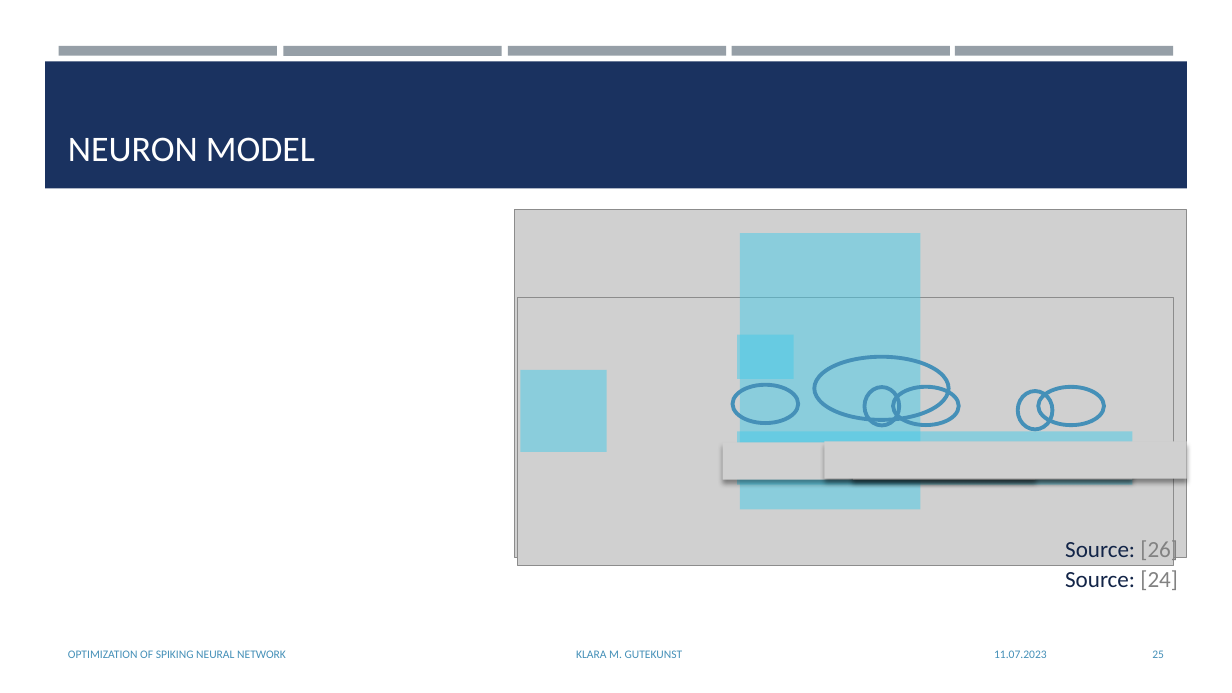
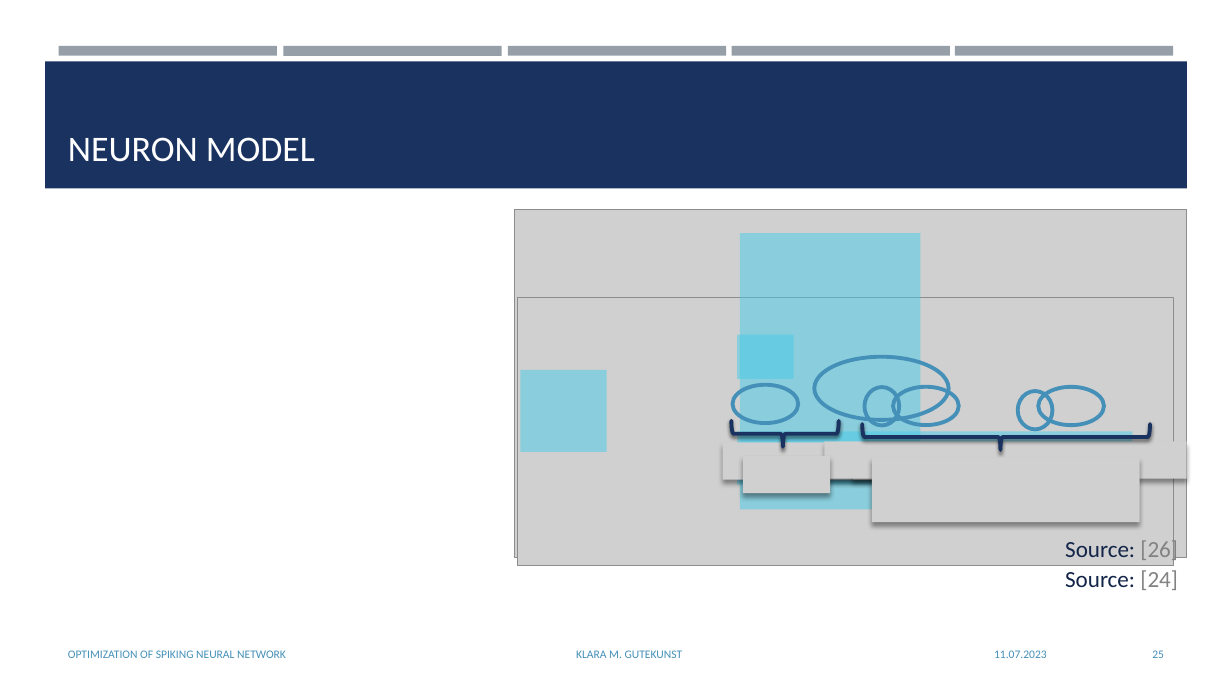
Before and after one commit to KlaraGtknst/bachelor-seminar-kde, a slide deck: slide 25 of Gutekunst_Seminar_KDE.pptx. Drawn at 1232x693 pixels with LibreOffice and Linux fonts; fonts in the diff are those of the drawing; grey boxes stand for pictures. Boxes give left, top, right and bottom in pixels: in the first picture for what was removed or moved away, otherwise in the second. Text is boxed around its words. In the diff, an @@ line names an element or a change of style, - is before the commit and + after.

```diff
--- a/Gutekunst_Seminar_KDE.pptx
+++ b/Gutekunst_Seminar_KDE.pptx
@@ right brace added at box(732, 421, 839, 446), outline #1A3260 3 pt @@
@@ right brace added at box(863, 424, 1150, 450), outline #1A3260 3 pt @@
@@ picture added at box(743, 456, 830, 493) @@
@@ picture added at box(872, 457, 1140, 522) @@
```
Also in this commit, not shown: 2 other slides changed.
